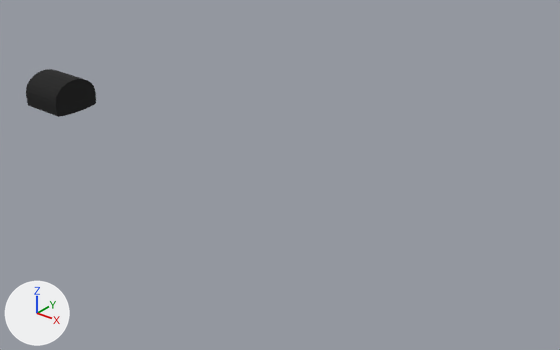
The Blender file Content/Assets/Assets.blend: old version first, new version second.
Rendered twice from a 50 mm camera at (0.524, -0.364, 0.231) aimed at (0.222, 0.014, -0.004). Every picture has the same lights, and +X, +Y and +Z are marked at lower left.

Objects in the first picture: 'Cable'.
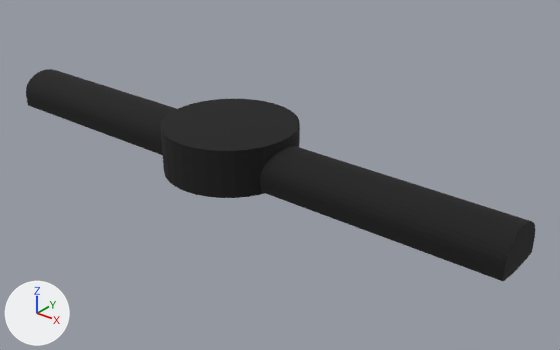
The newer file is also rescaled (x0.6), turned or shifted as a whole; pictures and numbers use the older file's frame.

Location of each change, (x1, y1, x2, y2) in pixels of the pictures (560 x 350 px):
'Cable', mesh rescaled (618% wider, 335% taller)
    before: (26, 69, 96, 117)
    after: (26, 69, 535, 281)
'Cable Node', added (black)
    after: (161, 99, 300, 198)

The edits, one by one:
me_cylinder has 64 vertices, 34 faces and spans x -0.02..0.02, y -0.02..0.02, z -0.0016..0.026.
me_cylinder is used by ob_cable; location (0.0, 0.0, 0.0).
me_cylinder part 1: the whole mesh is scaled about its middle by (10.5, 1, 1), then moved by (0.19, 0.0, 0.0).
Mesh me_cylinder_001 is new.
It is a 32-sided cylinder along z spanning x -0.0284..0.0284, y -0.0284..0.0284, z 0.0..0.02.
It uses material mat_cable_mat (black #131313).
Object 'Cable Node' (ob_cable_node) is new; it shows me_cylinder_001.
Its location is (0.19, 0.0, -0.0017).
Its scale is (1.67, 1.67, 1.67).
